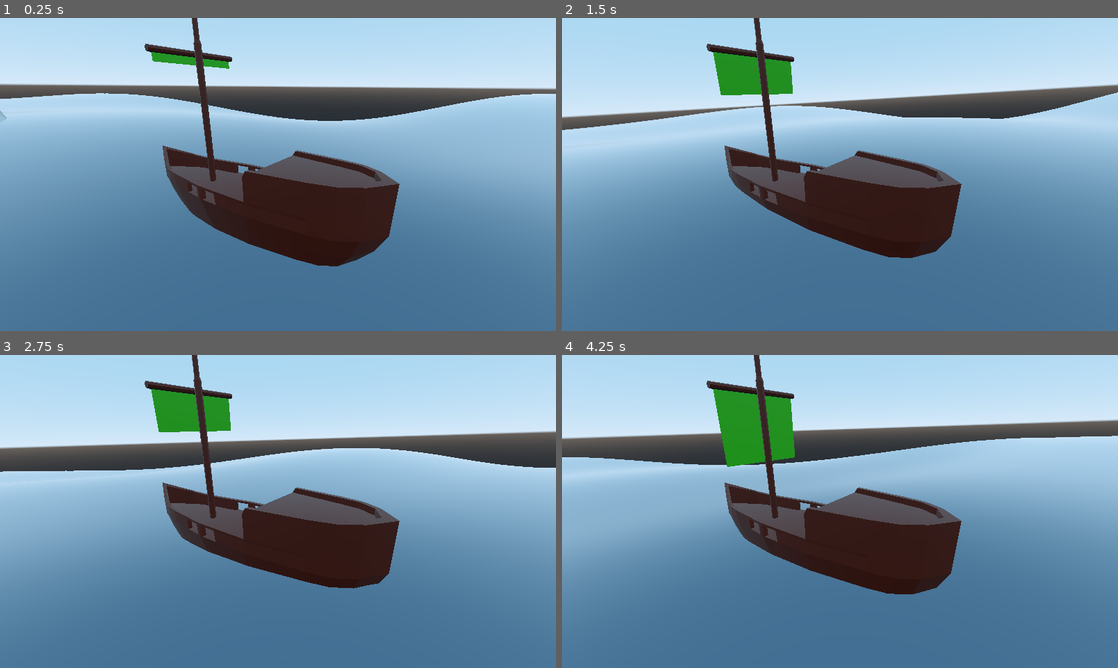
Above: before the commit, frames 1-4 (two rows, left to right).
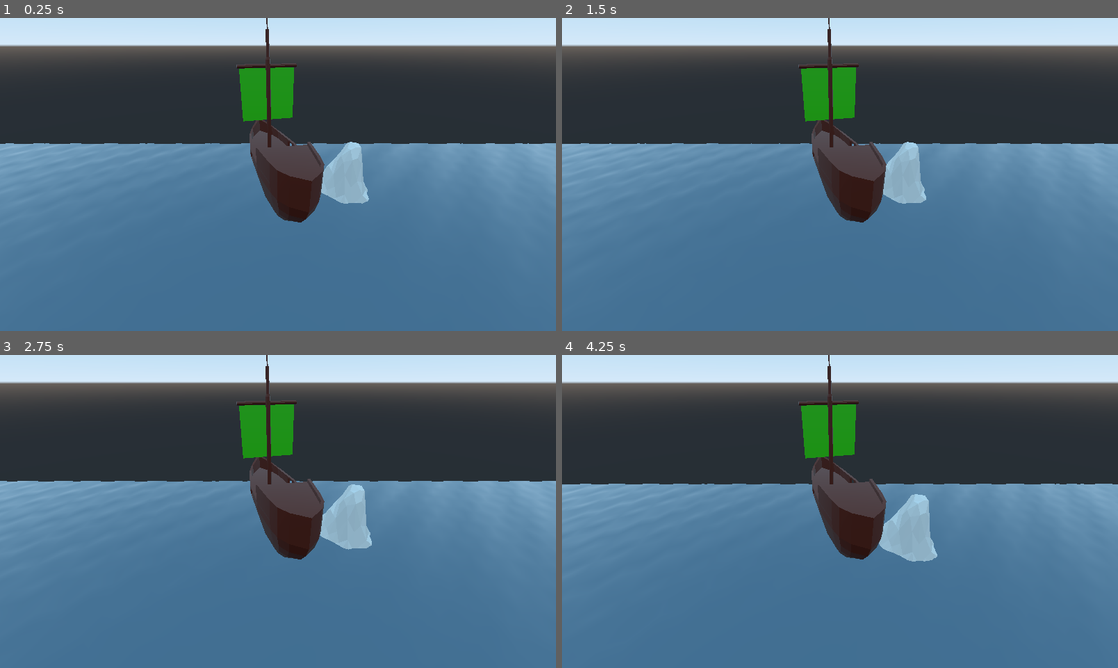
Above: after the commit, the same moments.

Repository: Neczesk/navis
Game: Godot game, scene res://world_scenes/world.tscn
Same seed, same stepped clock (60 frames per second), same inputs: the game is played once before the commit and once after it.
Inputs:
- Up to frame 1 (0.25 s): no input
- Up to frame 2 (1.5 s): hold D (steer_right) 0.53-1.28 s; hold W (add_sail) 0.53-1.28 s; tap S (remove_sail) at 0.8, 1.35 s; hold A (steer_left) from 1.28 s (still down)
- Up to frame 3 (2.75 s): tap C (lower_ballast, bound only after the commit) at 1.55 s; release A (steer_left) at 2.03 s; hold D (steer_right) from 2.03 s (still down); hold C (lower_ballast, bound only after the commit) from 2.03 s (still down); tap V (raise_ballast, bound only after the commit) at 2.3 s
- Up to frame 4 (4.25 s): release C (lower_ballast, bound only after the commit) at 2.78 s; tap V (raise_ballast, bound only after the commit) at 2.85 s; tap W (add_sail) at 3.05 s; release D (steer_right) at 3.53 s; hold A (steer_left) from 3.53 s (still down); hold W (add_sail) from 3.53 s (still down); tap S (remove_sail) at 3.8 s

The runs differ from the first frame. In frame 1, 47% of the frame differs, in the area x 0-100%, y 0-80%; in frame 2, 52%; in frame 3, 58%, in the area x 0-100%, y 0-75%; in frame 4, 52%.

Commit message:
airship demo built

Diff:
--- a/project.godot
+++ b/project.godot
@@ -45,6 +45,16 @@
 "events": [ Object(InputEventKey,"resource_local_to_scene":false,"resource_name":"","device":0,"alt":false,"shift":false,"control":false,"meta":false,"command":false,"pressed":false,"scancode":68,"unicode":0,"echo":false,"script":null)
  ]
 }
+lower_ballast={
+"deadzone": 0.5,
+"events": [ Object(InputEventKey,"resource_local_to_scene":false,"resource_name":"","device":0,"alt":false,"shift":false,"control":false,"meta":false,"command":false,"pressed":false,"scancode":67,"unicode":0,"echo":false,"script":null)
+ ]
+}
+raise_ballast={
+"deadzone": 0.5,
+"events": [ Object(InputEventKey,"resource_local_to_scene":false,"resource_name":"","device":0,"alt":false,"shift":false,"control":false,"meta":false,"command":false,"pressed":false,"scancode":86,"unicode":0,"echo":false,"script":null)
+ ]
+}
 
 [physics]
 
--- /dev/null
+++ b/scripts/airship.gd
@@ -0,0 +1,54 @@
+extends RigidBody
+
+# All airships should inherit this script
+var wind_direction: Vector2
+var wind_strength: float
+export var sail_area: float
+export var rudder_power: float
+
+func set_sail_level(new_sail):
+	sail_level = clamp(new_sail, 0.0, 1.0)
+var sail_level: float setget set_sail_level
+
+# Declare member variables here. Examples:
+# var a = 2
+# var b = "text"
+
+
+# Called when the node enters the scene tree for the first time.
+func _ready():
+	$bouyancy_controller/bouyancy_point.max_bouyancy = weight*1.2
+	$bouyancy_controller/bouyancy_point.min_bouyancy = weight*0.7
+	$bouyancy_controller/bouyancy_point.bouyancy = weight
+	pass # Replace with function body.
+
+func _integrate_forces(state):
+	var bouyant_force = Vector3(0,0,0)
+	for child in $bouyancy_controller.get_children():
+		if "bouyant_force" in child:
+			add_force(child.bouyant_force, global_transform.origin - child.global_transform.origin)
+
+	var forward: Vector3 = transform.basis.z
+	var wind3 = Vector3(wind_direction.x, 0, wind_direction.y)
+	forward *= max(forward.dot(wind3)+1,0.2)
+	forward *= (sail_level * sail_area * wind_strength)
+	add_central_force(forward)
+
+	if Input.is_action_pressed("steer_left"):
+		add_torque(Vector3(0,1,0) * rudder_power)
+	if Input.is_action_pressed("steer_right"):
+		add_torque(Vector3(0,-1,0) * rudder_power)
+	if Input.is_action_pressed("add_sail"):
+		set_sail_level(sail_level+0.01)
+	if Input.is_action_pressed("remove_sail"):
+		set_sail_level(sail_level-0.01)
+	if Input.is_action_pressed("lower_ballast"):
+		$bouyancy_controller/bouyancy_point.bouyancy += 50
+	if Input.is_action_pressed("raise_ballast"):
+		$bouyancy_controller/bouyancy_point.bouyancy -= 50
+
+
+
+# Called every frame. 'delta' is the elapsed time since the previous frame.
+#func _process(delta):
+#	pass
--- /dev/null
+++ b/scripts/bouyancy_point.gd
@@ -0,0 +1,29 @@
+extends Spatial
+
+# This script is intended to be used with airship scenes
+
+export var bouyancy: float setget set_bouyancy
+var min_bouyancy: float
+var max_bouyancy: float
+var bouyant_force: Vector3
+
+func set_bouyancy(new_bouyancy):
+	bouyancy = clamp(new_bouyancy, min_bouyancy, max_bouyancy)
+
+
+# Declare member variables here. Examples:
+# var a = 2
+# var b = "text"
+
+
+# Called when the node enters the scene tree for the first time.
+func _ready():
+	pass # Replace with function body.
+
+func _physics_process(delta):
+	bouyant_force = Vector3(0.0, bouyancy, 0.0)
+
+
+# Called every frame. 'delta' is the elapsed time since the previous frame.
+#func _process(delta):
+#	pass
--- a/scripts/world.gd
+++ b/scripts/world.gd
@@ -13,8 +13,8 @@
 			child.wind_direction = wind_direction
 
 func _ready():
-	$"main-ship".water_node = $test_ocean
-	set_wind(50, Vector2(0.3, 0.7))
+
+	set_wind(10, Vector2(0.3, 0.7))
 
 var time: float = 0.0
 #func _physics_process(delta):
--- /dev/null
+++ b/ship_scenes/airship.tscn
@@ -0,0 +1,33 @@
+[gd_scene load_steps=5 format=2]
+
+[ext_resource path="res://scripts/airship.gd" type="Script" id=1]
+[ext_resource path="res://meshes/main-ship-model.gltf" type="PackedScene" id=2]
+[ext_resource path="res://scripts/bouyancy_point.gd" type="Script" id=3]
+
+[sub_resource type="CapsuleShape" id=1]
+radius = 4.57895
+height = 13.7166
+
+[node name="airship" type="RigidBody"]
+mass = 1000.0
+linear_damp = 2.0
+angular_damp = 2.0
+script = ExtResource( 1 )
+sail_area = 1000.0
+rudder_power = 1000.0
+
+[node name="main-ship-model" parent="." instance=ExtResource( 2 )]
+
+[node name="camera_pivot" type="Spatial" parent="."]
+transform = Transform( 0.965926, -0.12941, -0.224144, 0, 0.866025, -0.5, 0.258819, 0.482963, 0.836516, 0, 0, 0 )
+
+[node name="main_camera" type="Camera" parent="camera_pivot"]
+transform = Transform( -1, 0, -8.74228e-08, 0, 1, 0, 8.74228e-08, 0, -1, 0, 0, -25.7259 )
+
+[node name="collision_mesh" type="CollisionShape" parent="."]
+shape = SubResource( 1 )
+
+[node name="bouyancy_controller" type="Spatial" parent="."]
+
+[node name="bouyancy_point" type="Spatial" parent="bouyancy_controller"]
+script = ExtResource( 3 )
--- a/world_scenes/world.tscn
+++ b/world_scenes/world.tscn
@@ -2,24 +2,19 @@
 
 [ext_resource path="res://world_scenes/rock2.tscn" type="PackedScene" id=1]
 [ext_resource path="res://scripts/world.gd" type="Script" id=2]
-[ext_resource path="res://ship_scenes/main-ship-001.tscn" type="PackedScene" id=3]
+[ext_resource path="res://ship_scenes/airship.tscn" type="PackedScene" id=3]
 [ext_resource path="res://world_scenes/test_ocean.tscn" type="PackedScene" id=5]
 
 [node name="world" type="Spatial"]
 script = ExtResource( 2 )
 wind_strength = 50.0
 
-[node name="main-ship" parent="." instance=ExtResource( 3 )]
-transform = Transform( 1, 0, 0, 0, 1, 0, 0, 0, 1, 128, 0, 128 )
-mass = 1400.0
-linear_damp = 0.804
-angular_damp = 8.739
-bouyancy = 20000
-sail_area = 1000
-rudder_power = 100000.0
-
 [node name="test_ocean" parent="." instance=ExtResource( 5 )]
 transform = Transform( 1, 0, 0, 0, 1, 0, 0, 0, 1, 128, -64, 128 )
 
 [node name="rock-structure-2" parent="." instance=ExtResource( 1 )]
-transform = Transform( 10, 0, 0, 0, -4.37114e-07, 10, 0, -10, -4.37114e-07, 143.923, 0, 205.965 )
+transform = Transform( 10, 0, 0, 0, -4.37114e-07, 10, 0, -10, -4.37114e-07, -152.083, 0, -85.1457 )
+
+[node name="airship" parent="." instance=ExtResource( 3 )]
+transform = Transform( 1, 0, 0, 0, 1, 0, 0, 0, 1, -128, 25.1242, -128 )
+rudder_power = 10000.0
